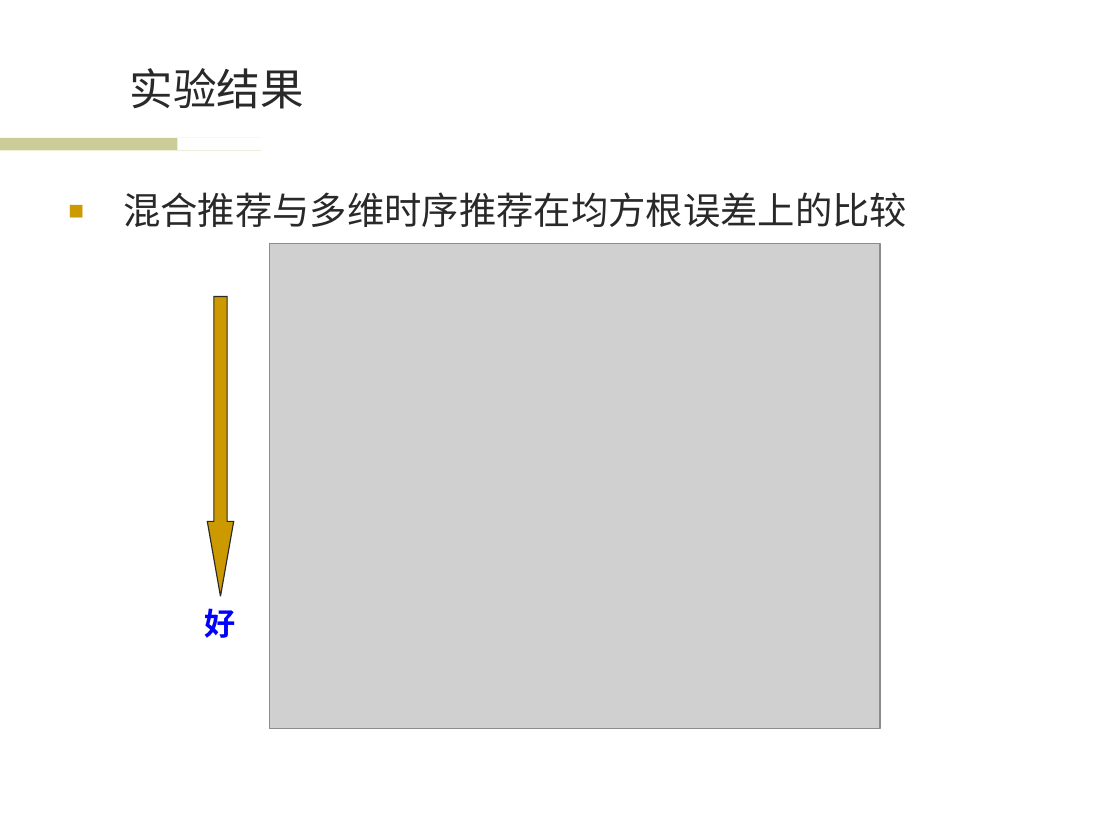
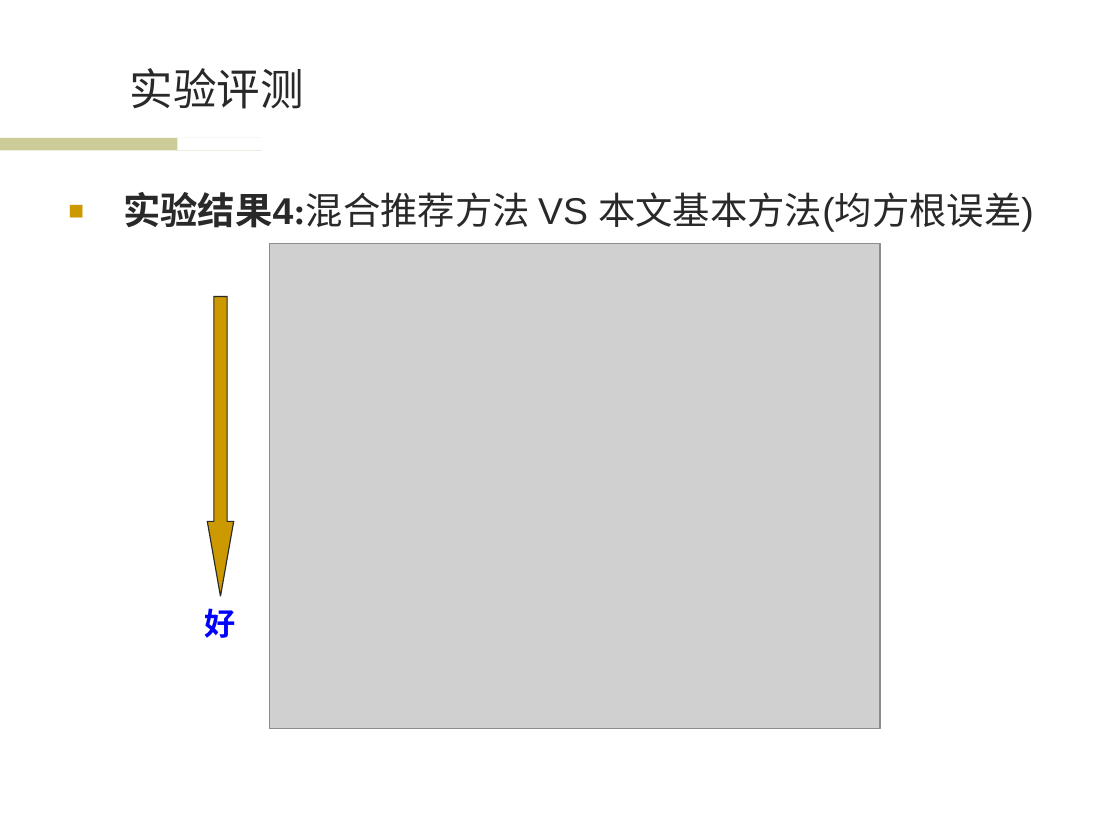
Before and after one commit to wwssttt/NJUThesis, a slide deck: slide 17 of ppt/一种基于时间序列分析的个性化音乐推荐系统及其实现.ppt. Drawn at 1120x840 pixels with LibreOffice and Linux fonts; fonts in the diff are those of the drawing; grey boxes stand for pictures; background and template pictures are left out. Boxes give left, top, right and bottom in pixels: in the first picture for what was removed or moved away, otherwise in the second. Text is boxed around its words. In the diff, an @@ line names an element or a change of style, - is before the commit and + after.

Commit message:
ppt2.3

```diff
--- a/ppt/一种基于时间序列分析的个性化音乐推荐系统及其实现.ppt
+++ b/ppt/一种基于时间序列分析的个性化音乐推荐系统及其实现.ppt
@@ title at [130, 68, 304, 109]: text changed @@
-实验结果
+实验评测
@@ text at [123, 192, 1034, 232]: text changed @@
-■ 混合推荐与多维时序推荐在均方根误差上的比较
+■ 实验结果4:混合推荐方法 VS 本文基本方法(均方根误差)
```
Also in this commit, not shown: 11 other slides changed.
